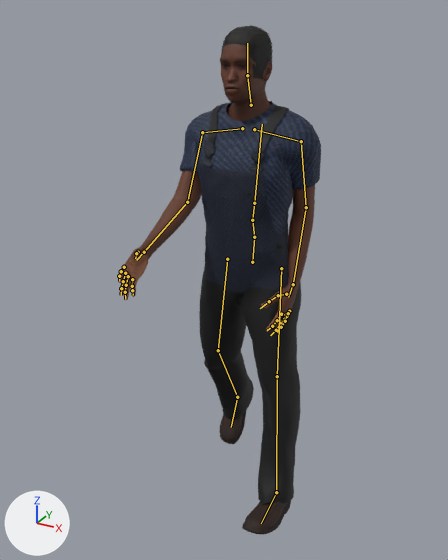
Renders of the glTF model public/models/npcs/yeoville-car-guard.glb from each side of a commit.
Both versions are drawn from a 50 mm camera at (0.928, -1.911, 1.8) aimed at (-0.109, -0.026, 0.857). The axes (+X, +Y, +Z) are drawn at lower left. The lights are the same throughout. The first picture is the older version. Both versions are drawn at frame 13 of the action 'sprint'; the numbers are the values there. The bones that change, and the others that lie on the model, are drawn over the model as lines.

Objects in the first picture: 'EyesMesh', 'HairShoesMesh', 'OutfitMesh', 'SkinMesh'.
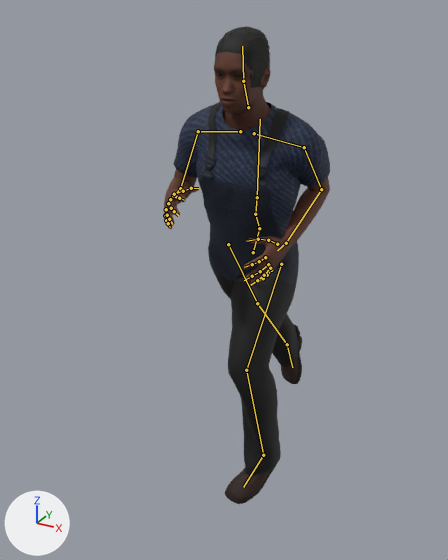
What differs and where, as boxes (x1, y1, x2, y2) in the pictures (448 x 560 px):
```json
{"object": "OutfitMesh", "change": "posed", "before": [180, 101, 321, 504], "after": [173, 102, 330, 475], "on screen": "11% wider, 7% shorter"}
{"object": "SkinMesh", "change": "posed", "before": [118, 44, 315, 332], "after": [164, 52, 330, 287], "on screen": "16% narrower, 18% shorter"}
{"object": "HairShoesMesh", "change": "posed", "before": [219, 25, 291, 534], "after": [214, 26, 302, 504], "on screen": "22% wider, 6% shorter"}
{"object": "EyesMesh", "change": "posed", "before": [223, 64, 246, 67], "after": [217, 73, 242, 77], "on screen": "8% wider, 25% taller"}
{"bone": "Hips", "before": "(252, 262) to (254, 237)", "after": "(253, 252) to (259, 228)"}
{"bone": "Spine", "before": "(254, 237) to (252, 220)", "after": "(259, 228) to (255, 214)"}
{"bone": "Chest", "before": "(252, 220) to (254, 203)", "after": "(255, 214) to (257, 197)"}
{"bone": "UpperArm_L", "before": "(301, 141) to (306, 207)", "after": "(304, 147) to (321, 189)"}
{"bone": "LowerArm_L", "before": "(306, 207) to (293, 284)", "after": "(321, 189) to (286, 243)"}
{"bone": "UpperArm_R", "before": "(202, 132) to (187, 202)", "after": "(198, 131) to (180, 188)"}
{"bone": "LowerArm_R", "before": "(187, 202) to (144, 252)", "after": "(180, 188) to (170, 199)"}
{"bone": "Head", "before": "(247, 75) to (247, 43)", "after": "(243, 81) to (242, 46)"}
{"bone": "UpperLeg_L", "before": "(281, 268) to (277, 376)", "after": "(281, 264) to (246, 370)"}
{"bone": "LowerLeg_L", "before": "(277, 376) to (276, 492)", "after": "(246, 370) to (263, 455)"}
{"bone": "Foot_L", "before": "(276, 492) to (261, 523)", "after": "(263, 455) to (243, 487)"}
{"bone": "UpperLeg_R", "before": "(227, 259) to (218, 350)", "after": "(228, 244) to (257, 303)"}
{"bone": "LowerLeg_R", "before": "(218, 350) to (237, 397)", "after": "(257, 303) to (287, 344)"}
{"bone": "Foot_R", "before": "(237, 397) to (231, 427)", "after": "(287, 344) to (292, 367)"}
```

Edits to the scene script, one JSON object a line:
```json
{"block": "bone_hips", "where": "bone_hips = bpy.data.objects['Npc_yeoville-car-guard'].pose.bones['Hips']  # child of 'Root'"}
{"op": "set", "path": "bone_hips.location", "old": "(0.0, 0.0, 0.0)", "new": "(0.003, 0.036, 0.013)"}
{"op": "set", "path": "bone_hips.rotation_quaternion", "old": "(0.997, 0.069, -0.009, 0.014)", "new": "(0.995, 0.065, 0.0, -0.076)", "note": "degrees (8, -1, 2) -> degrees (7, 1, -9)"}
{"block": "bone_spine", "where": "bone_spine = bpy.data.objects['Npc_yeoville-car-guard'].pose.bones['Spine']  # child of 'Hips'"}
{"op": "set", "path": "bone_spine.rotation_quaternion", "old": "(0.999, -0.038, 0.0, 0.009)", "new": "(0.99, 0.111, 0.05, 0.069)", "note": "degrees (-4, 0, 1) -> degrees (13, 5, 8)"}
{"block": "bone_chest", "where": "bone_chest = bpy.data.objects['Npc_yeoville-car-guard'].pose.bones['Chest']  # child of 'Spine'"}
{"op": "set", "path": "bone_chest.rotation_quaternion", "old": "(0.998, -0.052, 0.001, -0.017)", "new": "(0.997, -0.059, 0.021, -0.038)", "note": "degrees (-6, 0, -2) -> degrees (-7, 2, -4)"}
{"block": "bone_upperarm_l", "where": "bone_upperarm_l = bpy.data.objects['Npc_yeoville-car-guard'].pose.bones['UpperArm_L']  # child of 'clavicle_l'"}
{"op": "set", "path": "bone_upperarm_l.rotation_quaternion", "old": "(0.921, -0.168, 0.063, -0.347)", "new": "(0.899, -0.249, 0.175, -0.314)", "note": "degrees (-21, 0, -41) -> degrees (-34, 9, -41)"}
{"block": "bone_lowerarm_l", "where": "bone_lowerarm_l = bpy.data.objects['Npc_yeoville-car-guard'].pose.bones['LowerArm_L']  # child of 'UpperArm_L'"}
{"op": "set", "path": "bone_lowerarm_l.rotation_quaternion", "old": "(0.999, -0.04, 0.0, 0.0)", "new": "(0.853, 0.52, 0.0, 0.042)", "note": "degrees (-5, 0, 0) -> degrees (63, -2, 4)"}
{"block": "bone_upperarm_r", "where": "bone_upperarm_r = bpy.data.objects['Npc_yeoville-car-guard'].pose.bones['UpperArm_R']  # child of 'clavicle_r'"}
{"op": "set", "path": "bone_upperarm_r.rotation_quaternion", "old": "(0.921, 0.168, 0.063, 0.347)", "new": "(0.972, 0.016, -0.162, 0.171)", "note": "degrees (21, 0, 41) -> degrees (-1, -19, 20)"}
{"block": "bone_lowerarm_r", "where": "bone_lowerarm_r = bpy.data.objects['Npc_yeoville-car-guard'].pose.bones['LowerArm_R']  # child of 'UpperArm_R'"}
{"op": "set", "path": "bone_lowerarm_r.rotation_quaternion", "old": "(0.999, -0.04, 0.0, 0.0)", "new": "(0.804, 0.592, 0.0, -0.048)", "note": "degrees (-5, 0, 0) -> degrees (73, 3, -4)"}
{"block": "bone_head", "where": "bone_head = bpy.data.objects['Npc_yeoville-car-guard'].pose.bones['Head']  # child of 'neck_01'"}
{"op": "set", "path": "bone_head.rotation_quaternion", "old": "(1.0, 0.011, 0.0, 0.006)", "new": "(0.998, -0.06, -0.012, 0.02)", "note": "degrees (1, 0, 1) -> degrees (-7, -1, 2)"}
{"block": "bone_upperleg_l", "where": "bone_upperleg_l = bpy.data.objects['Npc_yeoville-car-guard'].pose.bones['UpperLeg_L']  # child of 'Hips'"}
{"op": "set", "path": "bone_upperleg_l.rotation_quaternion", "old": "(-0.985, 0.151, 0.018, -0.081)", "new": "(0.941, -0.313, 0.03, 0.126)", "note": "degrees (-17, -1, 9) -> degrees (-36, 8, 13)"}
{"block": "bone_lowerleg_l", "where": "bone_lowerleg_l = bpy.data.objects['Npc_yeoville-car-guard'].pose.bones['LowerLeg_L']  # child of 'UpperLeg_L'"}
{"op": "set", "path": "bone_lowerleg_l.rotation_quaternion", "old": "(1.0, -0.014, -0.002, 0.0)", "new": "(0.921, 0.381, 0.0, 0.006)", "note": "degrees (-2, 0, 0) -> degrees (45, 0, 1)"}
{"block": "bone_foot_l", "where": "bone_foot_l = bpy.data.objects['Npc_yeoville-car-guard'].pose.bones['Foot_L']  # child of 'LowerLeg_L'"}
{"op": "set", "path": "bone_foot_l.rotation_quaternion", "old": "(1.0, 0.002, -0.001, 0.005)", "new": "(0.99, 0.061, -0.091, 0.092)", "note": "degrees (0, 0, 1) -> degrees (6, -11, 10)"}
{"block": "bone_upperleg_r", "where": "bone_upperleg_r = bpy.data.objects['Npc_yeoville-car-guard'].pose.bones['UpperLeg_R']  # child of 'Hips'"}
{"op": "set", "path": "bone_upperleg_r.rotation_quaternion", "old": "(0.999, -0.047, 0.005, -0.017)", "new": "(-0.949, -0.294, 0.108, 0.026)", "note": "degrees (-5, 0, -2) -> degrees (35, -11, -7)"}
{"block": "bone_lowerleg_r", "where": "bone_lowerleg_r = bpy.data.objects['Npc_yeoville-car-guard'].pose.bones['LowerLeg_R']  # child of 'UpperLeg_R'"}
{"op": "set", "path": "bone_lowerleg_r.rotation_quaternion", "old": "(0.969, 0.245, -0.027, 0.0)", "new": "(0.999, 0.016, 0.0, 0.0)", "note": "degrees (28, -3, -1) -> degrees (2, 0, 0)"}
{"block": "bone_foot_r", "where": "bone_foot_r = bpy.data.objects['Npc_yeoville-car-guard'].pose.bones['Foot_R']  # child of 'LowerLeg_R'"}
{"op": "set", "path": "bone_foot_r.rotation_quaternion", "old": "(0.997, 0.078, -0.001, -0.005)", "new": "(0.939, 0.296, 0.167, 0.038)", "note": "degrees (9, 0, -1) -> degrees (37, 17, 10)"}
```
